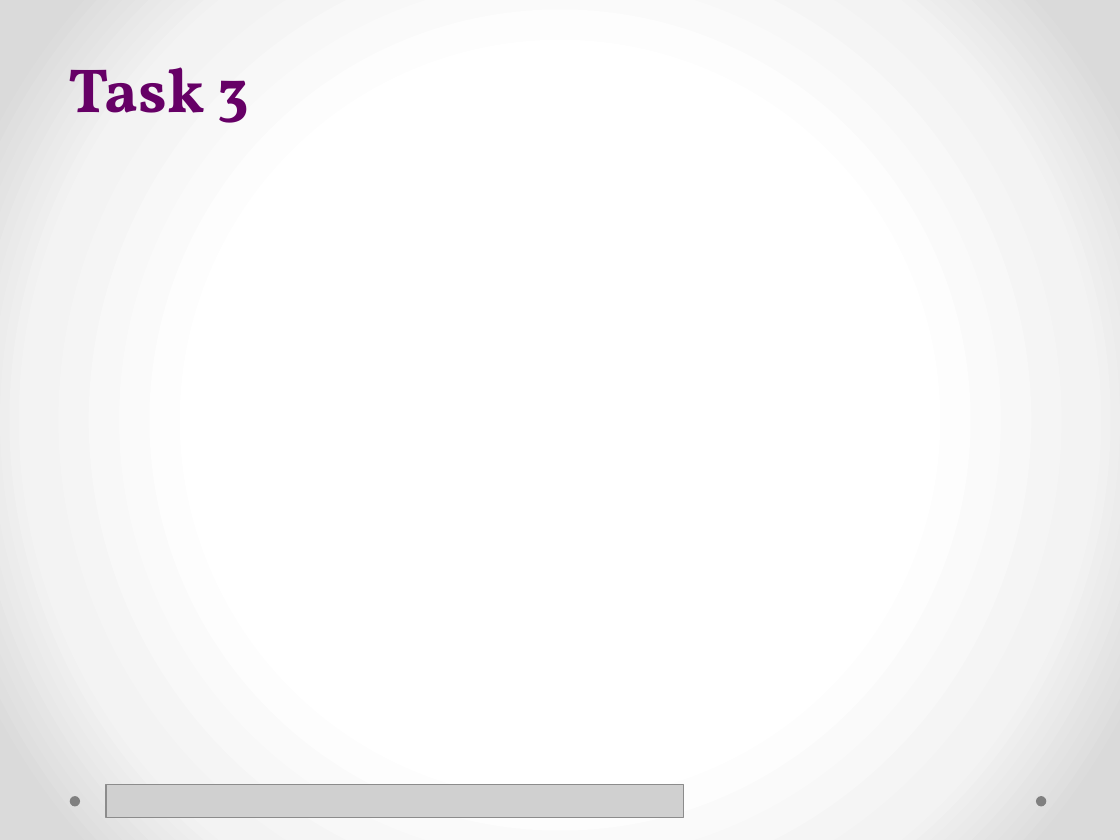
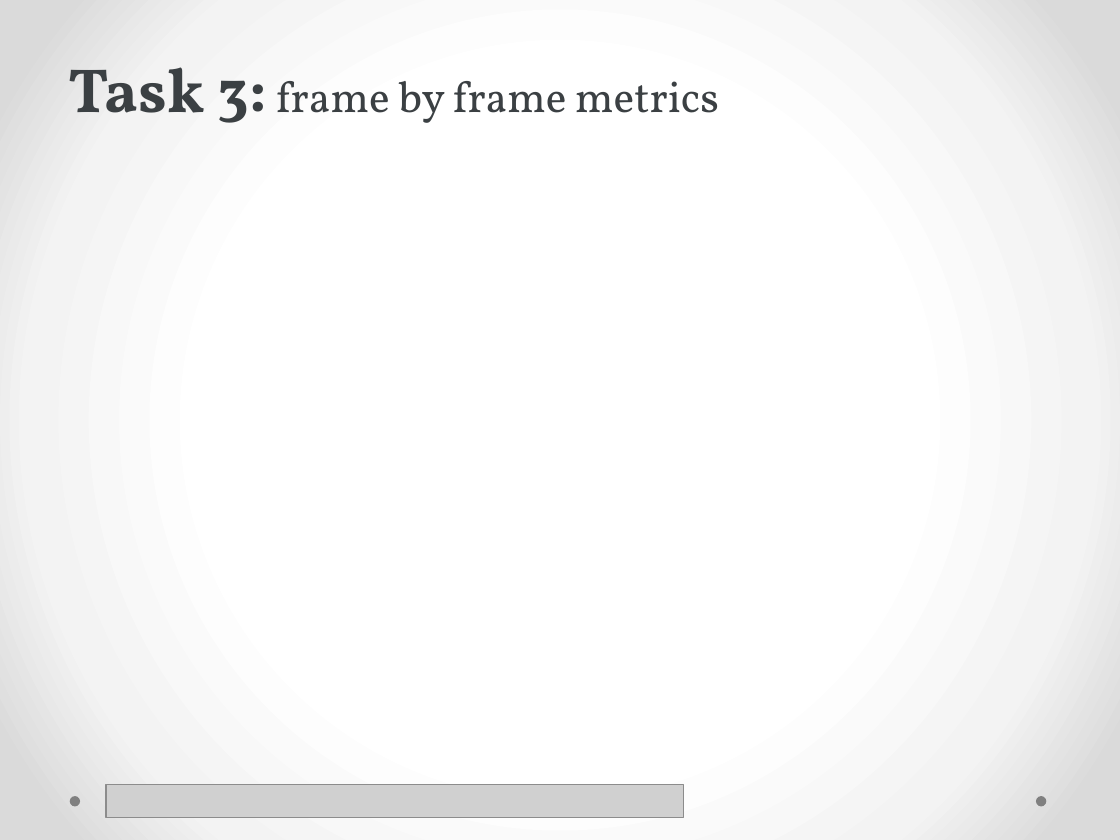
Before and after one commit to mcv-m6-video/mcv-m4-2016-Team4, a slide deck: slide 5 of block1/doc/SlidesB1.pptx. Drawn at 1120x840 pixels with LibreOffice and Linux fonts; fonts in the diff are those of the drawing; grey boxes stand for pictures. Boxes give left, top, right and bottom in pixels: in the first picture for what was removed or moved away, otherwise in the second. Text is boxed around its words. In the diff, an @@ line names an element or a change of style, - is before the commit and + after.

Commit message:
Task 2 slides completed and some errors corrected in task 1 slides.

```diff
--- a/block1/doc/SlidesB1.pptx
+++ b/block1/doc/SlidesB1.pptx
@@ title removed at <box>69,67,250,123</box> @@
-Task 3
@@ text added at <box>69,67,719,123</box>, 28 pt, text #3B4042 @@
+Task 3: frame by frame metrics
```
Also in this commit, not shown: 5 other slides changed, 3 slides added, 1 slide removed.
